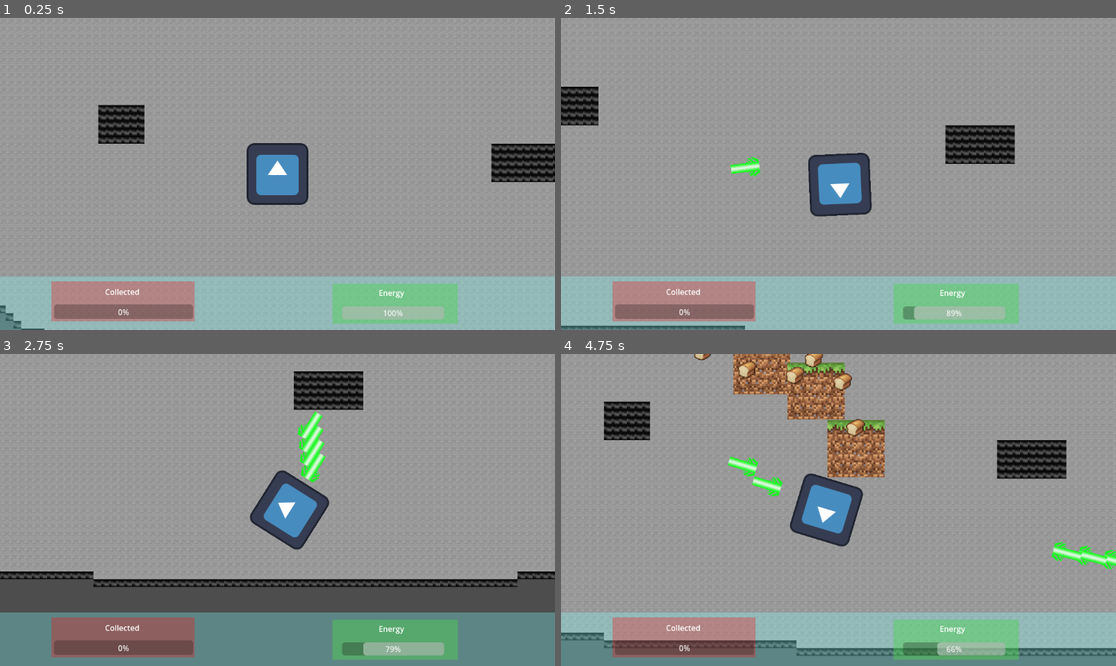
Above: before the commit, frames 1-4 (two rows, left to right).
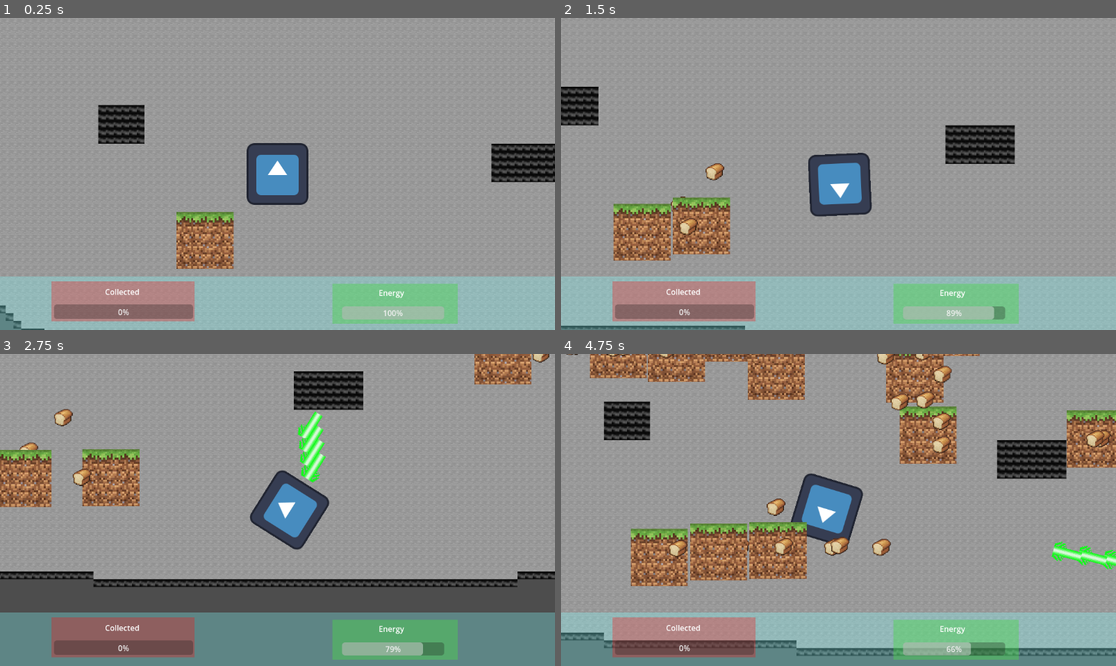
Above: after the commit, the same moments.

Repository: j-hnn/PhantasmPursuit
Game: Godot game, scene res://scenes/world.tscn
The game is run twice, just before and just after one commit, with the same random seed, the same clock (stepped at 60 frames per second) and the same inputs. The engine's default icon, where the game draws it, is replaced by a stand-in: a white triangle on a blue panel in a dark square.
Inputs (mouse positions are in pixels of both pictures, inside the frame that each line leads up to):
- Up to frame 1 (0.25 s): no input
- Up to frame 2 (1.5 s): move the mouse to (960, 158) at 0.52 s; press the mouse at (960, 158) at 0.53 s; hold Right (ui_right) 0.53-1.28 s; tap Space (spawn) at 0.8, 1.35 s; move the mouse to (727, 189) at 1.27 s; release the mouse at (727, 189) at 1.28 s; hold Down (ui_down) from 1.28 s (still down)
- Up to frame 3 (2.75 s): click (166, 525) at 1.55 s; move the mouse to (333, 441) at 2.02 s; release Down (ui_down) at 2.03 s; press the mouse at (333, 441) at 2.03 s; hold Right (ui_right) from 2.03 s (still down); tap Space (spawn) at 2.3 s
- Up to frame 4 (4.75 s): move the mouse to (810, 572) at 2.77 s; release Right (ui_right) at 2.78 s; release the mouse at (810, 572) at 2.78 s; hold Up (ui_up) 2.78-3.53 s; tap Space (spawn) at 2.85, 3.8, 4.35 s; click (810, 572) at 3.05 s; move the mouse to (1005, 556) at 3.52 s; press the mouse at (1005, 556) at 3.53 s; hold Left (ui_left) from 3.53 s (still down); move the mouse to (672, 463) at 4.27 s; release the mouse at (672, 463) at 4.28 s; click (672, 463) at 4.55 s

The runs differ from the first frame. In frame 1, 1.9% of the frame differs, in the area x 31-43%, y 62-81%; in frame 2, 4.3%; in frame 3, 5.2%; in frame 4, 19%, in the area x 0-100%, y 0-97%.

Commit message:
added random spawning for enemies

Diff:
--- a/scenes/player.tscn
+++ b/scenes/player.tscn
@@ -54,7 +54,6 @@
 offset_top = 40.0
 offset_right = 173.0
 offset_bottom = 67.0
-fill_mode = 1
 
 [node name="CollectedRect" type="ColorRect" parent="Camera2D/player_gui/BackgroundRect"]
 layout_mode = 2
--- a/scenes/world.tscn
+++ b/scenes/world.tscn
@@ -40,3 +40,15 @@
 
 [node name="player" parent="TileMap" instance=ExtResource("4_audh1")]
 position = Vector2(260, 671)
+
+[node name="Spawn1" type="Marker2D" parent="TileMap"]
+position = Vector2(544, 63)
+
+[node name="Spawn2" type="Marker2D" parent="TileMap"]
+position = Vector2(-369, 303)
+
+[node name="Spawn3" type="Marker2D" parent="TileMap"]
+position = Vector2(1521, 569)
+
+[node name="Spawn4" type="Marker2D" parent="TileMap"]
+position = Vector2(68, 830)
--- a/scripts/laser.gd
+++ b/scripts/laser.gd
@@ -8,7 +8,7 @@
 	await get_tree().create_timer(5).timeout
 	queue_free()
 
-func _physics_process(delta):
+func _physics_process(_delta):
 	velocity = transform.x * speed
 	move_and_slide()
 
--- a/scripts/player.gd
+++ b/scripts/player.gd
@@ -42,15 +42,9 @@
 	get_parent().add_child(laser)
 	await get_tree().create_timer(fire_rate).timeout
 	can_fire = true
-	laser.enemy_hit.connect(_on_enemy_hit)
 
 func regen_energy():
 	can_regen = false
 	energy += 1
 	await get_tree().create_timer(regen_rate).timeout
 	can_regen = true
-
-func _on_enemy_hit():
-	pass
-	#code when enemy hit
-	#collected += 1
--- a/scripts/world.gd
+++ b/scripts/world.gd
@@ -1,15 +1,19 @@
 extends Node2D
 
+@onready var spawn = [
+	$TileMap/Spawn1,
+	$TileMap/Spawn2,
+	$TileMap/Spawn3,
+	$TileMap/Spawn4
+	]
+
 var can_spawn = true
-var spawn_delay = 5
+var spawn_delay = 2
 var collected = 0
 var switched = false
+var spawn_pos = Vector2(0, 0)
 
-
-func _ready():
-	pass
-
-func _process(delta):
+func _process(_delta):
 	if can_spawn:
 		can_spawn = false
 		spawn_enemy()
@@ -22,12 +26,15 @@
 func spawn_enemy():
 	var enemy = load("res://scenes/enemy.tscn").instantiate()
 	enemy.player = $TileMap/player
-	enemy.global_position = Vector2(0, 0)
+	get_spawn()
+	enemy.global_position = spawn_pos
 	get_parent().add_child(enemy)
 	enemy.player_hit.connect(_on_player_hit)
 
+func get_spawn():
+	spawn_pos = spawn[randi() % spawn.size()].global_position
+
 func _on_player_hit():
-	print("player hit")
 	reset_player()
 
 func reset_player():
